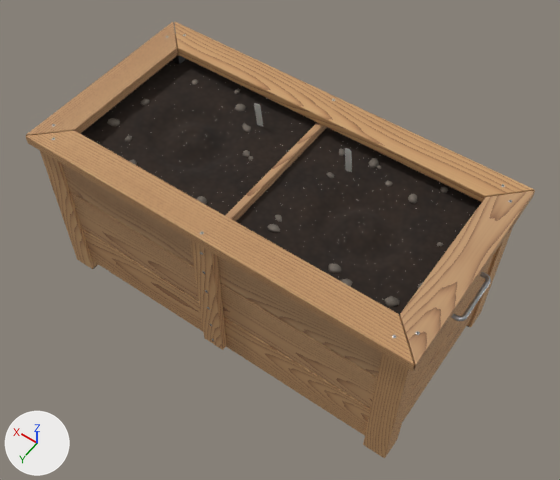
A saved change to the Blender file 3d/planter-box/planter_box.blend.
The view is the same before and after, from a camera (50 mm lens) standing at (-0.718, 0.976, 1.758) and looking at (-0.028, 0.011, 0.241). The lights are fixed; the arrows at lower left show +X, +Y and +Z. The picture after the commit comes second.

Names of what the first picture shows: 'Planter_Pebbles', 'Planter_Soil', 'Planter_Wood' and 3 more.
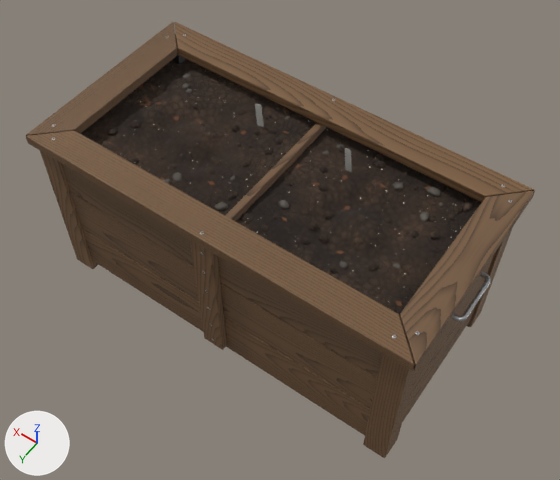
Pixel boxes (x1, y1, x2, y2) of what changed, in the pictures (560 x 480 px):
'Planter_Wood', recoloured (darker)
    both: (26, 22, 535, 458)

What changed in the scene script:
```text
Change mat_planter_wood:
    remove # colours: orange #cca06c, orange #b68656, brown #92643c, brown #764e2c
    colours: brown #80603e, brown #6a4c2e, brown #523922, brown #3c2918
```
